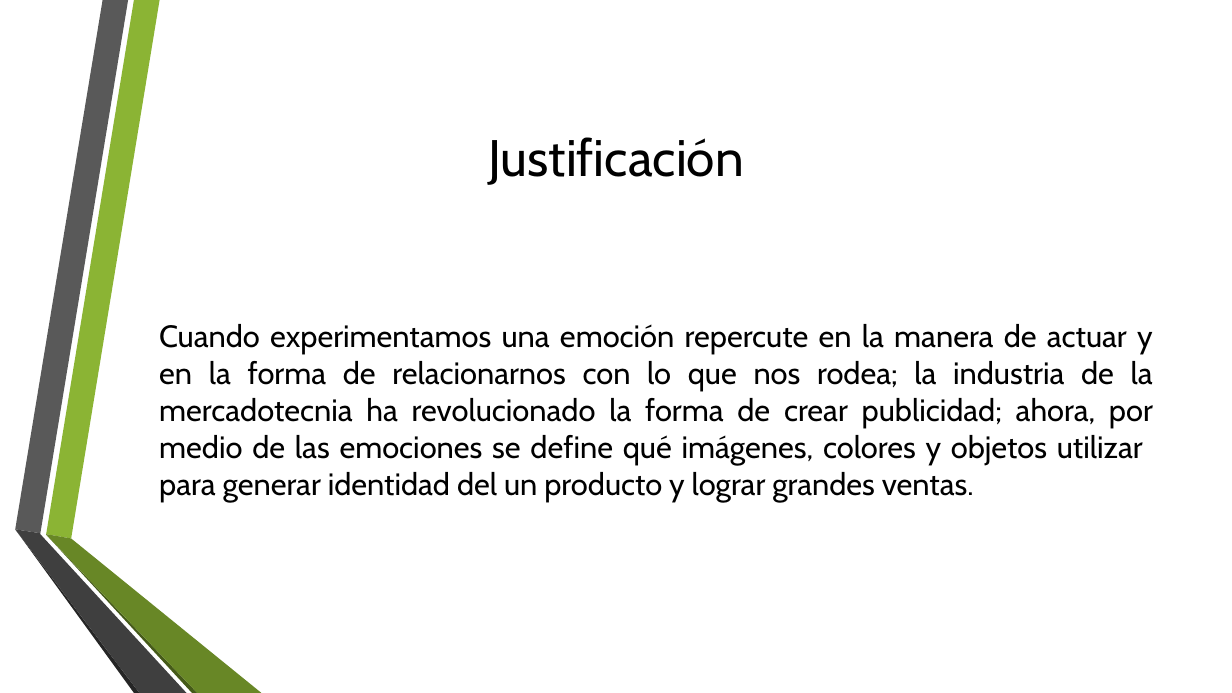
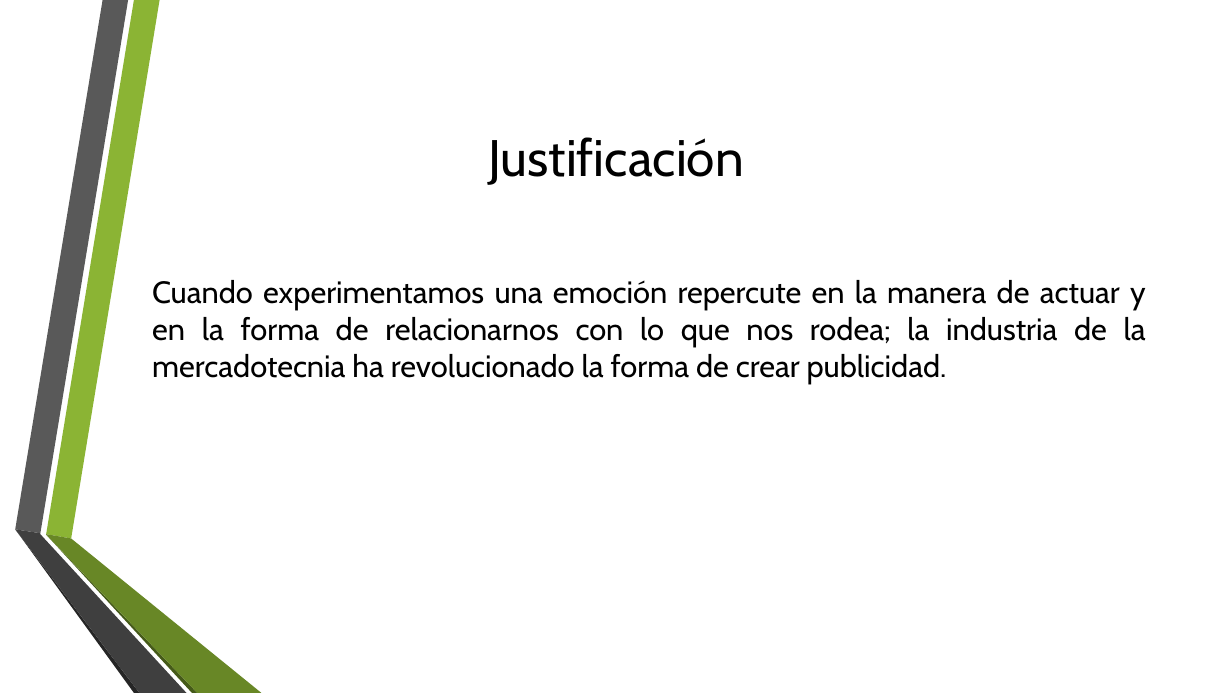
Before and after one commit to juanArango17/inteligenciaComputacional_20181, a slide deck: slide 3 of Trabajo_Final/Exposición 2/RECONOCIMIENTO FACIAL 2_0.pptx. Drawn at 1232x693 pixels with LibreOffice and Linux fonts; fonts in the diff are those of the drawing; background and template pictures are left out. Boxes give left, top, right and bottom in pixels: in the first picture for what was removed or moved away, otherwise in the second. Text is boxed around its words. In the diff, an @@ line names an element or a change of style, - is before the commit and + after.

```diff
--- a/Trabajo_Final/Exposición 2/RECONOCIMIENTO FACIAL 2_0.pptx
+++ b/Trabajo_Final/Exposición 2/RECONOCIMIENTO FACIAL 2_0.pptx
@@ text at (x1=152, y1=280, x2=1146, y2=384): text changed @@
-Cuando experimentamos una emoción repercute en la manera de actuar y en la forma de relacionarnos con lo que nos rodea; la industria de la mercadotecnia ha revolucionado la forma de crear publicidad; ahora, por medio de las emociones se define qué imágenes, colores y objetos utilizar para generar identidad del un producto y lograr grandes ventas.
+Cuando experimentamos una emoción repercute en la manera de actuar y en la forma de relacionarnos con lo que nos rodea; la industria de la mercadotecnia ha revolucionado la forma de crear publicidad.
```
Also in this commit, not shown: 2 other slides changed, 45 other files.
